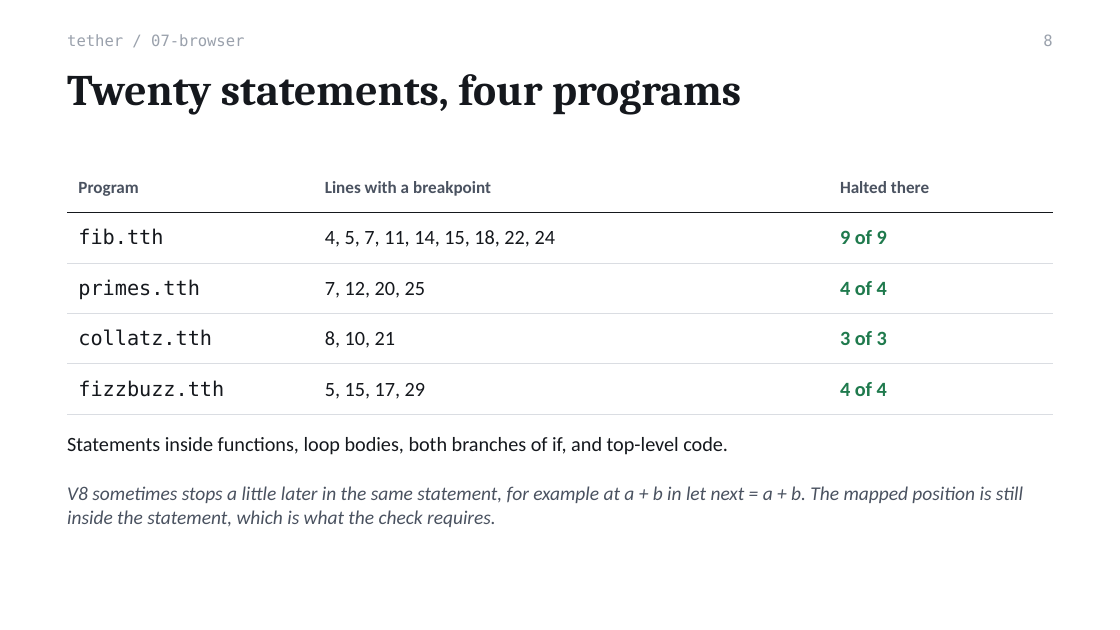
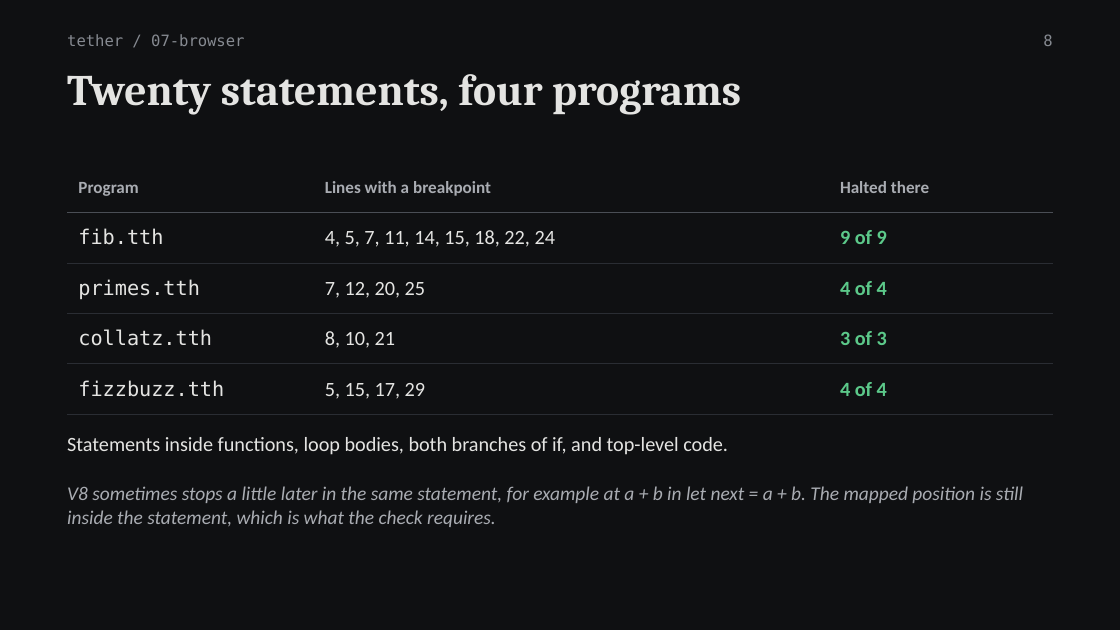
Before and after one commit to Antra1705/tether, a slide deck: slide 8 of docs/Tether-Review3-Presentation.pptx. Drawn at 1120x630 pixels with LibreOffice and Linux fonts; fonts in the diff are those of the drawing. Boxes give left, top, right and bottom in pixels: in the first picture for what was removed or moved away, otherwise in the second. Text is boxed around its words. In the diff, an @@ line names an element or a change of style, - is before the commit and + after.

```diff
--- a/docs/Tether-Review3-Presentation.pptx
+++ b/docs/Tether-Review3-Presentation.pptx
@@ background #FFFFFF to #0F1012 @@
@@ text "tether / 07-browser" at (67,34,244,46): text colour #9AA1AC to #868A91 @@
@@ page number at (1043,34,1052,46): text colour #9AA1AC to #868A91 @@
@@ title "Twenty statements, four programs" at (67,74,741,115): text colour #15181D to #E4E4E2 @@
@@ table at (67,162,1053,403) @@
@@ text colour #4A5260 to #A9ACB2 in "Program", "Lines with a breakpoint", "Halted there" @@
@@ text colour #15181D to #E4E4E2 in "fib.tth", "4, 5, 7, 11, 14, 15, 18, ...", "primes.tth", "7, 12, 20, 25" and 4 more places @@
@@ text colour #1F7A4D to #5CC98A in "9 of 9", "4 of 4", "3 of 3", "4 of 4" @@
@@ borders changed @@
@@ text "Statements inside functions, loop bodies, ..." at (67,437,728,455): text colour #15181D to #E4E4E2 @@
@@ text "V8 sometimes stops a little ..." at (67,486,1023,527): text colour #4A5260 to #A9ACB2 @@
```
Also in this commit, not shown: 17 other slides changed, 3 other files.
